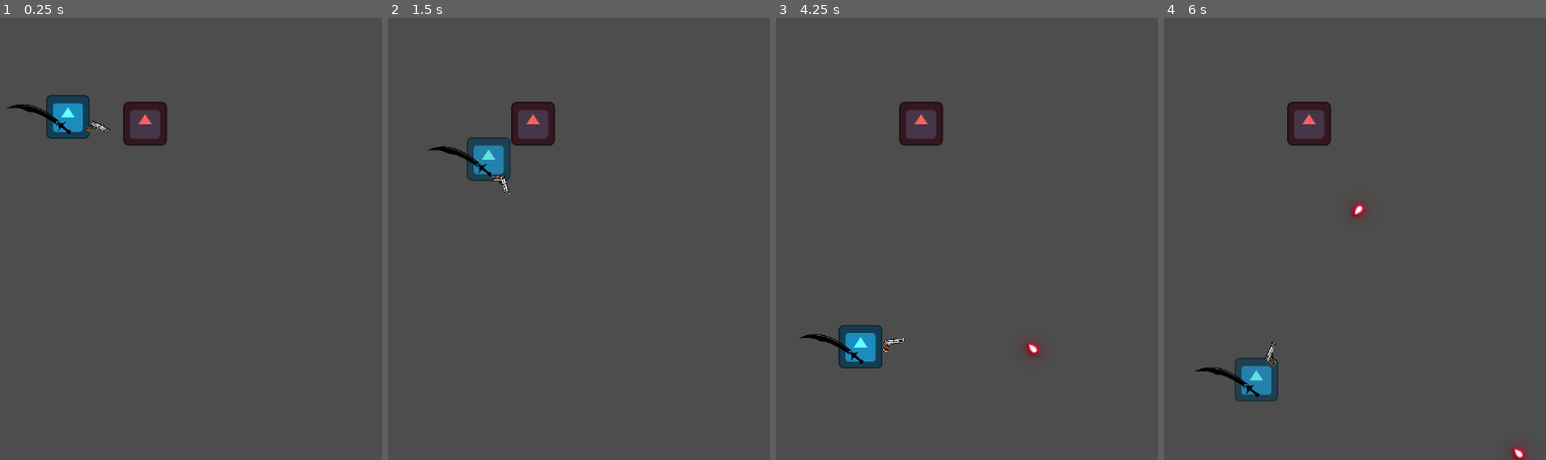
Above: before the commit, frames 1-4 (left to right).
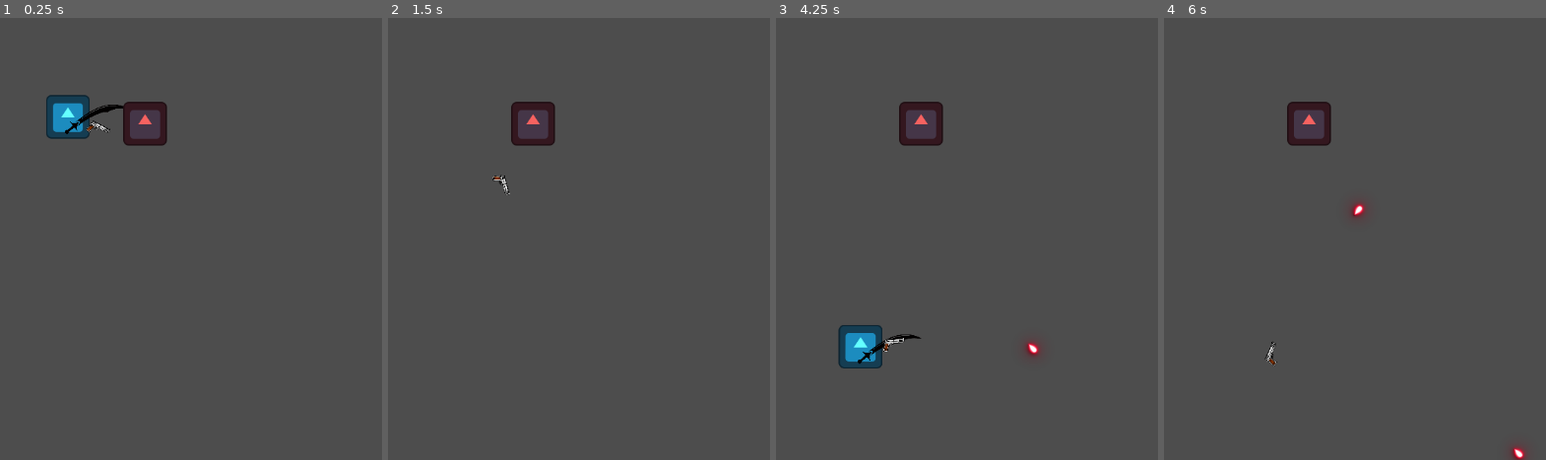
Above: after the commit, the same moments.

Repository: shafayatb/basic-2d-top-down-example
Game: Godot game, scene res://playground.tscn
Same seed, same stepped clock (60 frames per second), same inputs: the game is played once before the commit and once after it. The project has no main scene, so this scene is started directly. The engine's default icon, where the game draws it, is replaced by a stand-in: a white triangle on a blue panel in a dark square.
Inputs (mouse positions are in pixels of both pictures, inside the frame that each line leads up to):
- Up to frame 1 (0.25 s): no input
- Up to frame 2 (1.5 s): move the mouse to (outside the picture) at 0.52 s; hold Right (ui_right) 0.53-1.28 s; click (outside the picture) at 0.6 s; move the mouse to (487, 261) at 1.27 s; hold Down (ui_down) from 1.28 s (still down); tap Ctrl (Dash) at 1.35 s
- Up to frame 3 (4.25 s): move the mouse to (1112, 141) at 2.02 s; release Down (ui_down) at 2.03 s; hold Right (ui_right) 2.03-2.78 s; tap X (Shoot) at 2.1 s; move the mouse to (993, 327) at 2.77 s; hold Up (ui_up) 2.78-3.53 s; click (993, 327) at 2.85 s; move the mouse to (outside the picture) at 3.52 s; hold Left (ui_left) from 3.53 s (still down); tap Ctrl (Dash) at 3.6 s
- Up to frame 4 (6 s): move the mouse to (1186, 172) at 4.27 s; tap X (Shoot) at 4.35 s; move the mouse to (1461, 239) at 5.02 s; release Left (ui_left) at 5.03 s; hold Down (ui_down) 5.03-5.78 s; click (1461, 239) at 5.1 s; move the mouse to (1305, 128) at 5.77 s; hold Right (ui_right) from 5.78 s (still down); tap Ctrl (Dash) at 5.85 s

The runs differ from the first frame. In frame 1, 0.4% of the frame differs, in the area x 1-33%, y 19-27%; in frame 2, 1.2%, in the area x 10-33%, y 26-37%; in frame 3, 0.3%; in frame 4, 1.2%.

Commit message:
Messed up idle animation

Diff:
--- a/player/player.tscn
+++ b/player/player.tscn
@@ -30,22 +30,10 @@
 tracks/1/type = "value"
 tracks/1/imported = false
 tracks/1/enabled = true
-tracks/1/path = NodePath("Icon:scale")
-tracks/1/interp = 1
-tracks/1/loop_wrap = true
-tracks/1/keys = {
-"times": PackedFloat32Array(0),
-"transitions": PackedFloat32Array(1),
-"update": 0,
-"values": [Vector2(1, 1)]
-}
-tracks/2/type = "value"
-tracks/2/imported = false
-tracks/2/enabled = true
-tracks/2/path = NodePath("Icon:self_modulate")
-tracks/2/interp = 1
-tracks/2/loop_wrap = true
-tracks/2/keys = {
+tracks/1/path = NodePath("Icon:self_modulate")
+tracks/1/interp = 1
+tracks/1/loop_wrap = true
+tracks/1/keys = {
 "times": PackedFloat32Array(0),
 "transitions": PackedFloat32Array(1),
 "update": 0,
@@ -69,22 +57,6 @@
 "values": [Color(0.39215687, 1, 1, 0.29803923), Color(0.39215687, 1, 1, 1)]
 }
 
-[sub_resource type="Animation" id="Animation_qjkh3"]
-resource_name = "idle"
-loop_mode = 1
-tracks/0/type = "value"
-tracks/0/imported = false
-tracks/0/enabled = true
-tracks/0/path = NodePath("Icon:position")
-tracks/0/interp = 1
-tracks/0/loop_wrap = true
-tracks/0/keys = {
-"times": PackedFloat32Array(0, 0.5, 1),
-"transitions": PackedFloat32Array(0.5, 2, 0.5),
-"update": 0,
-"values": [Vector2(0, 0), Vector2(0, -3), Vector2(0, 0)]
-}
-
 [sub_resource type="Animation" id="Animation_8t03j"]
 resource_name = "move_down"
 length = 0.3
@@ -138,7 +110,7 @@
 "times": PackedFloat32Array(0, 0.3),
 "transitions": PackedFloat32Array(0.5, 0.5),
 "update": 0,
-"values": [Vector2(1, 1), Vector2(-1.594, 1)]
+"values": [Vector2(-1, 1), Vector2(-1.594, 1)]
 }
 
 [sub_resource type="Animation" id="Animation_boad6"]
@@ -195,13 +167,70 @@
 "transitions": PackedFloat32Array(0.5, 0.5),
 "update": 0,
 "values": [Vector2(1, 1), Vector2(1, 1.390625)]
+}
+
+[sub_resource type="Animation" id="Animation_qjkh3"]
+resource_name = "idle_right"
+loop_mode = 1
+tracks/0/type = "value"
+tracks/0/imported = false
+tracks/0/enabled = true
+tracks/0/path = NodePath("Icon:position")
+tracks/0/interp = 1
+tracks/0/loop_wrap = true
+tracks/0/keys = {
+"times": PackedFloat32Array(0, 0.5, 1),
+"transitions": PackedFloat32Array(0.5, 2, 0.5),
+"update": 0,
+"values": [Vector2(0, 0), Vector2(0, -3), Vector2(0, 0)]
+}
+tracks/1/type = "value"
+tracks/1/imported = false
+tracks/1/enabled = true
+tracks/1/path = NodePath("Icon:scale")
+tracks/1/interp = 1
+tracks/1/loop_wrap = true
+tracks/1/keys = {
+"times": PackedFloat32Array(0),
+"transitions": PackedFloat32Array(1),
+"update": 0,
+"values": [Vector2(1, 1)]
+}
+
+[sub_resource type="Animation" id="Animation_ebec5"]
+resource_name = "idle_left"
+loop_mode = 1
+tracks/0/type = "value"
+tracks/0/imported = false
+tracks/0/enabled = true
+tracks/0/path = NodePath("Icon:position")
+tracks/0/interp = 1
+tracks/0/loop_wrap = true
+tracks/0/keys = {
+"times": PackedFloat32Array(0, 0.5, 1),
+"transitions": PackedFloat32Array(0.5, 2, 0.5),
+"update": 0,
+"values": [Vector2(0, 0), Vector2(0, -3), Vector2(0, 0)]
+}
+tracks/1/type = "value"
+tracks/1/imported = false
+tracks/1/enabled = true
+tracks/1/path = NodePath("Icon:scale")
+tracks/1/interp = 1
+tracks/1/loop_wrap = true
+tracks/1/keys = {
+"times": PackedFloat32Array(0),
+"transitions": PackedFloat32Array(1),
+"update": 0,
+"values": [Vector2(-1, 1)]
 }
 
 [sub_resource type="AnimationLibrary" id="AnimationLibrary_rgyib"]
 _data = {
 &"RESET": SubResource("Animation_g6k8r"),
 &"dash": SubResource("Animation_2ieo8"),
-&"idle": SubResource("Animation_qjkh3"),
+&"idle_left": SubResource("Animation_ebec5"),
+&"idle_right": SubResource("Animation_qjkh3"),
 &"move_down": SubResource("Animation_8t03j"),
 &"move_left": SubResource("Animation_rgyib"),
 &"move_right": SubResource("Animation_boad6"),
@@ -231,16 +260,16 @@
 blend_point_3/pos = Vector2(0, -1)
 
 [sub_resource type="AnimationNodeAnimation" id="AnimationNodeAnimation_g6k8r"]
-animation = &"idle"
+animation = &"idle_left"
 
 [sub_resource type="AnimationNodeAnimation" id="AnimationNodeAnimation_boad6"]
-animation = &"idle"
+animation = &"idle_right"
 
 [sub_resource type="AnimationNodeAnimation" id="AnimationNodeAnimation_rgyib"]
-animation = &"idle"
+animation = &"idle_left"
 
 [sub_resource type="AnimationNodeAnimation" id="AnimationNodeAnimation_yllr7"]
-animation = &"idle"
+animation = &"idle_right"
 
 [sub_resource type="AnimationNodeBlendSpace2D" id="AnimationNodeBlendSpace2D_kb6p2"]
 blend_point_0/node = SubResource("AnimationNodeAnimation_g6k8r")
@@ -365,5 +394,5 @@
 parameters/conditions/is_moving = false
 parameters/conditions/not_moving = false
 parameters/Dash/blend_position = Vector2(0.03752756, 1.0358744)
-parameters/Idle/blend_position = Vector2(-0.9953052, 0.010988951)
+parameters/Idle/blend_position = Vector2(0.0703125, -0.45291483)
 parameters/Move/blend_position = Vector2(-0.9980469, -0.004484296)
Not shown: 1 places in player/player.tscn that only renumber resources
